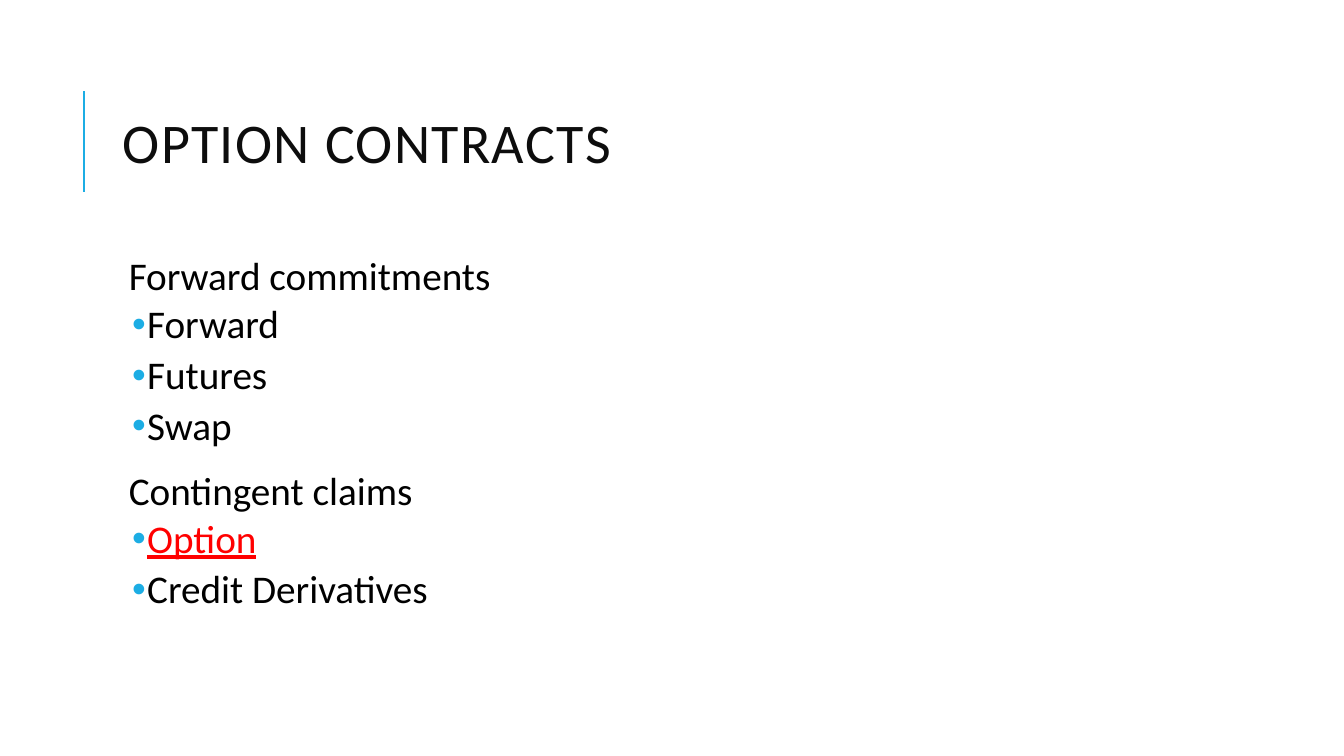
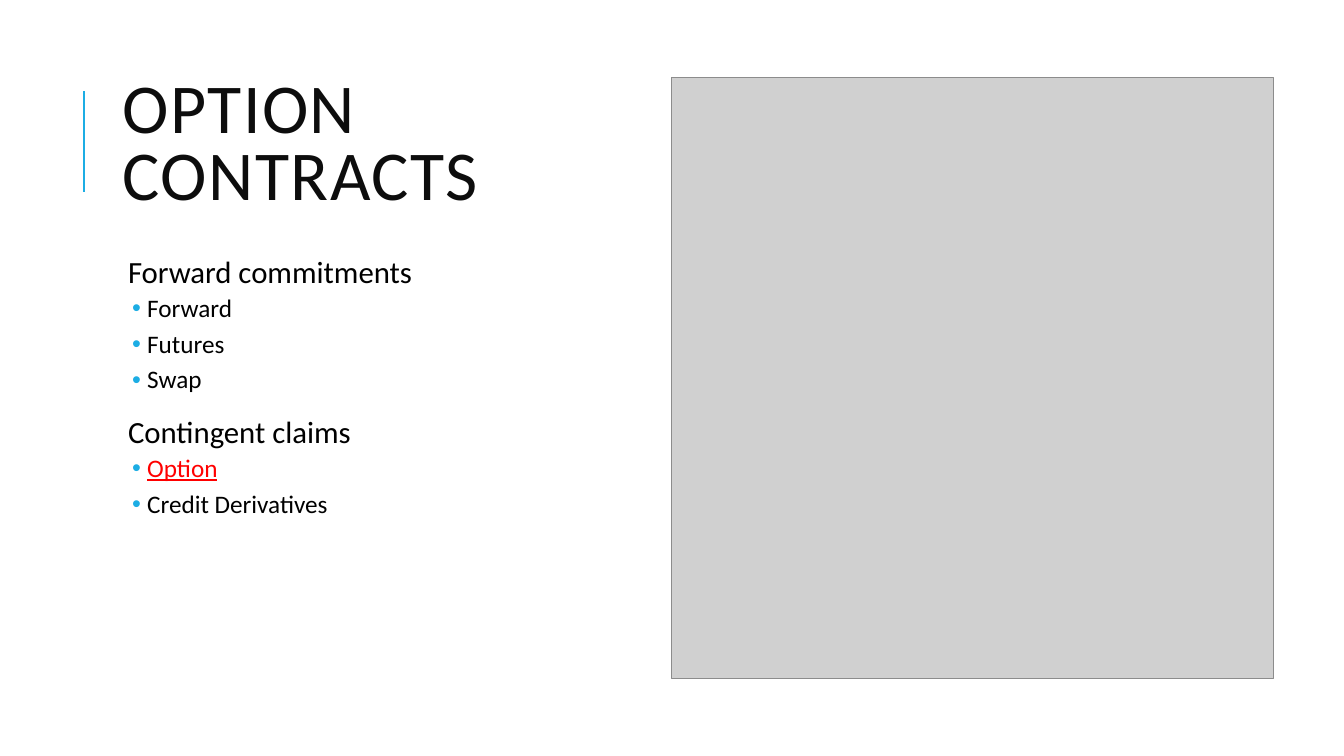
Before and after one commit to Isco0530/data, a slide deck: slide 25 of Derivatives.pptx. Drawn at 1344x756 pixels with LibreOffice and Linux fonts; fonts in the diff are those of the drawing; grey boxes stand for pictures. Boxes give left, top, right and bottom in pixels: in the first picture for what was removed or moved away, otherwise in the second. Text is boxed around its words. In the diff, an @@ line names an element or a change of style, - is before the commit and + after.

```diff
--- a/Derivatives.pptx
+++ b/Derivatives.pptx
@@ title "OPTION CONTRACTS" at bbox=[123, 87, 478, 201]: size 40 to 50 pt @@
@@ picture added at bbox=[673, 78, 1274, 680] @@
@@ text "Forward commitments" at bbox=[128, 261, 412, 514]: size 28 to 22 pt in "Forward commitments", "Contingent claims"; size 28 to 18 pt in "Forward", "Futures", "Swap", "Option" and 1 more places @@
```
Also in this commit, not shown: 4 other slides changed.
